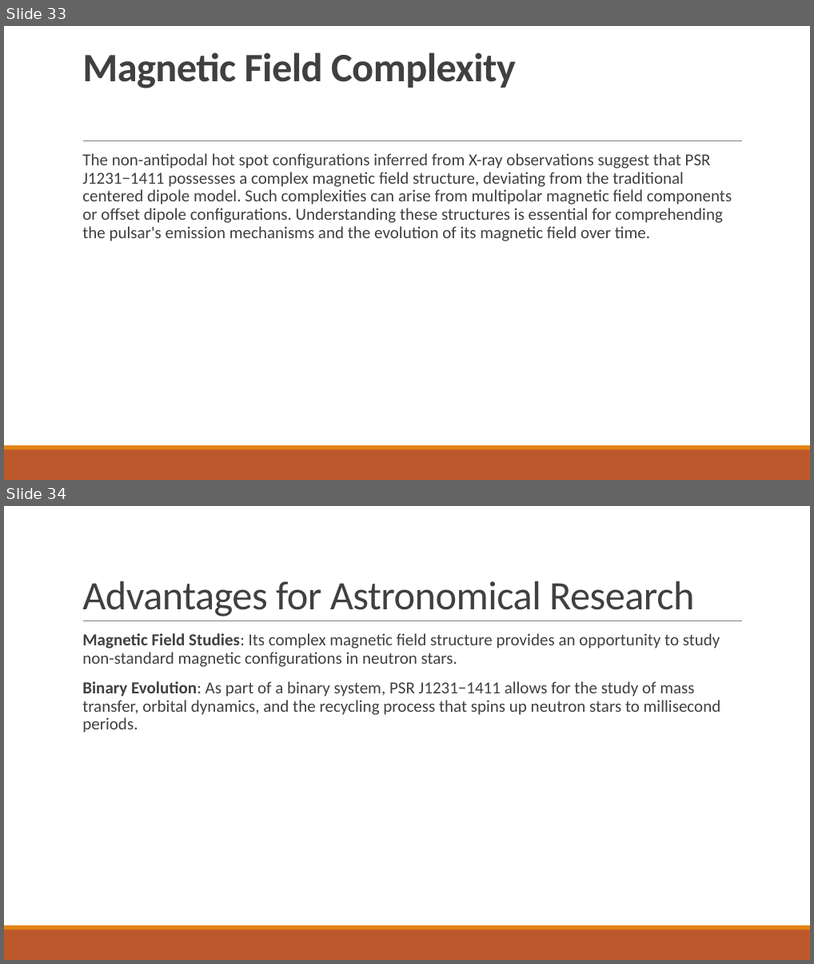
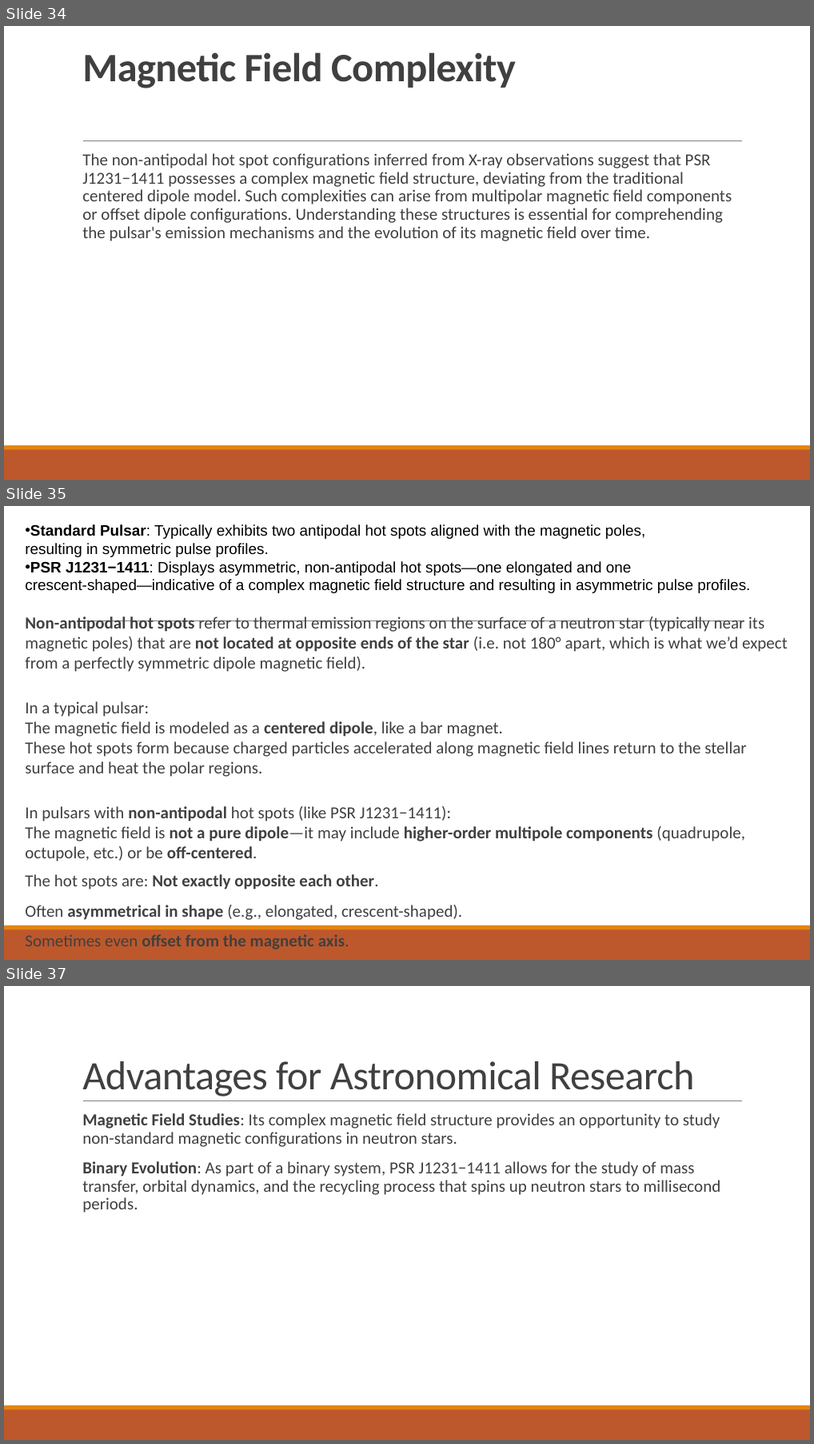
Before and after one commit to Avanee03/PPM-of-Neutron-star-Unveiling-hot-spot-geometry, a slide deck: Initial presentation.pptx. Shown one above the other, each under a label of ours: slides 33 and 34 before the commit, slides 34, 35 and 37 after it; the slides between them are not shown. The pictures are 814x964 and 814x1444 pixels, drawn with LibreOffice and Linux fonts; fonts in the diff are those of the drawing. Boxes give left, top, right and bottom in pixels: in the first picture for what was removed or moved away, otherwise in the second. Text is boxed around its words. In the diff, an @@ line names an element or a change of style, - is before the commit and + after.

Commit message:
Companian star, additional source info

```diff
--- a/Initial presentation.pptx
+++ b/Initial presentation.pptx
@@ slide 35 added at (4,506,810,960), background #FFFFFF; not listed: 3 template elements that a slide beside it also shows @@
@@ text added at (25,524,788,949), 20 pt, text #404040 @@
+• Standard Pulsar: Typically exhibits two antipodal hot spots aligned with the magnetic poles,
+resulting in symmetric pulse profiles.
+• PSR J1231−1411: Displays asymmetric, non-antipodal hot spots—one elongated and one
+crescent-shaped—indicative of a complex magnetic field structure and resulting in asymmetric pulse profiles.
+Non-antipodal hot spots refer to thermal emission regions on the surface of a neutron star (typically near its magnetic poles) that are not located at opposite ends of the star (i.e. not 180° apart, which is what we’d expect from a perfectly symmetric dipole magnetic field).
+In a typical pulsar:
+The magnetic field is modeled as a centered dipole, like a bar magnet.
+These hot spots form because charged particles accelerated along magnetic field lines return to the stellar surface and heat the polar regions.
+In pulsars with non-antipodal hot spots (like PSR J1231−1411):
+The magnetic field is not a pure dipole—it may include higher-order multipole components (quadrupole, octupole, etc.) or be off-centered.
+The hot spots are: Not exactly opposite each other.
+Often asymmetrical in shape (e.g., elongated, crescent-shaped).
+Sometimes even offset from the magnetic axis.
@@ what was slide 33 is now slide 34 @@
@@ what was slide 34 is now slide 37 @@
```
Also in this commit, not shown: 1 slide changed, 4 other slides added.
